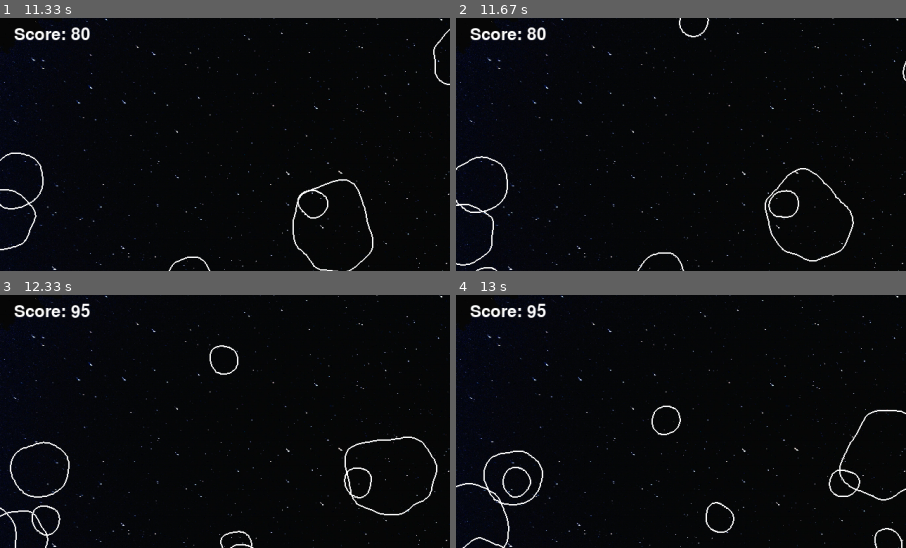
Above: before the commit, frames 1-4 (two rows, left to right).
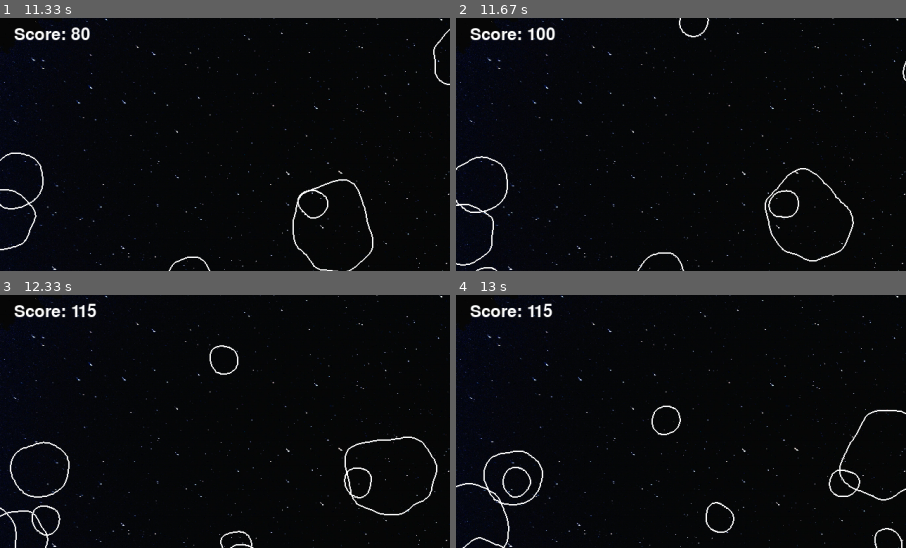
Above: after the commit, the same moments.

Repository: JaydeHowell/asteroids-pygame
Game: pygame game, started from src/main.py
Two runs of this game, one before a commit and one after it. Both use one fixed random seed, a clock stepped at 60 frames per second and the inputs below.
Inputs:
- Up to frame 1 (11.33 s): tap Space at 0.33, 0.73, 1.03, 1.3, 1.63, 1.93, 2.07, 2.47, 2.77, 3.13, 3.53, 3.83, 4.03, 4.33, 4.53, 4.87, 5.17, 5.37, 5.67, 5.93, 6.27, 6.57, 6.7, 7.1, 7.4, 7.77, 8.17, 8.47, 8.67, 8.97, 9.17, 9.5, 9.8, 10, 10.3, 10.57, 10.9, 11.2 s; hold A 0.67-1.2 s; tap C at 0.82, 2.15, 3.62, 4.95, 6.35, 7.85, 9.25, 10.65 s; hold S 1.23-1.53 s; hold A 1.57-1.97 s; hold W 2-2.37 s; hold D 2.4-3.03 s; hold S 3.07-3.43 s; hold A 3.47-3.93 s; hold D 3.97-4.43 s; hold W 4.47-4.77 s; hold D 4.8-5.27 s; hold A 5.3-5.83 s; hold S 5.87-6.17 s; hold A 6.2-6.6 s; hold W 6.63-7 s; hold D 7.03-7.67 s; hold S 7.7-8.07 s; hold A 8.1-8.57 s; hold D 8.6-9.07 s; hold W 9.1-9.4 s; hold D 9.43-9.9 s; hold A 9.93-10.47 s; hold S 10.5-10.8 s; hold A 10.83-11.23 s; hold W from 11.27 s (still down)
- Up to frame 2 (11.67 s): tap Space at 11.33 s; release W at 11.63 s
- Up to frame 3 (12.33 s): hold D 11.67-12.3 s; tap Space at 11.73, 12.03 s; tap C at 11.82 s
- Up to frame 4 (13 s): hold S 12.33-12.7 s; tap Space at 12.4, 12.8 s; hold A from 12.73 s (still down)
The pictures show only the part of the screen within x 0-50%, y 1-51%; the shares and areas given below are measured in that part.

Frame 1 is identical in both runs. In frame 2, 0.2% of the frame differs, in the area x 15-22%, y 3-10%; in frame 3, 0.2%; in frame 4, 0.2%.

Commit message:
fix score not incrementing on blast hits

Diff:
--- a/src/main.py
+++ b/src/main.py
@@ -88,7 +88,7 @@
             for blast in blasts:
                 if asteroid.collides_with(blast):
                     log_event("explosion_hit_asteroid", log_dir)
-                    asteroid.split(log_dir)
+                    score_value += asteroid.split(log_dir)
 
         score_text = score_font.render(f"Score: {score_value}", True, "White")
 
